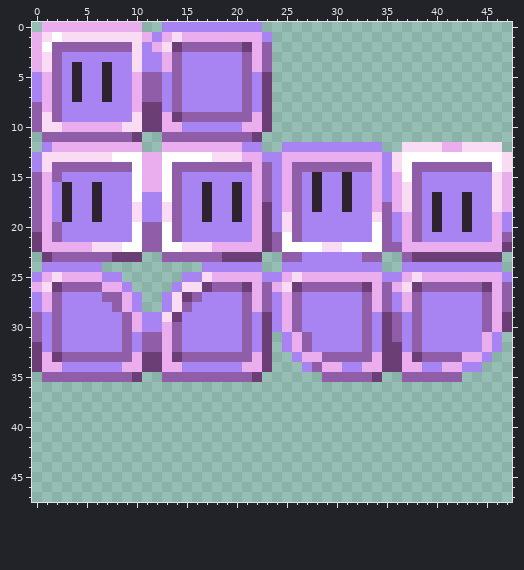
One commit to this pixel-art sprite: games/Phaser-Snake-Game/public/assets/Tiled/tileSheet.png. Above, as it was before the edit.
The file is 96x96 pixels, drawn in blocks of 2x2; one block is one cell here.
The same view after the edit:
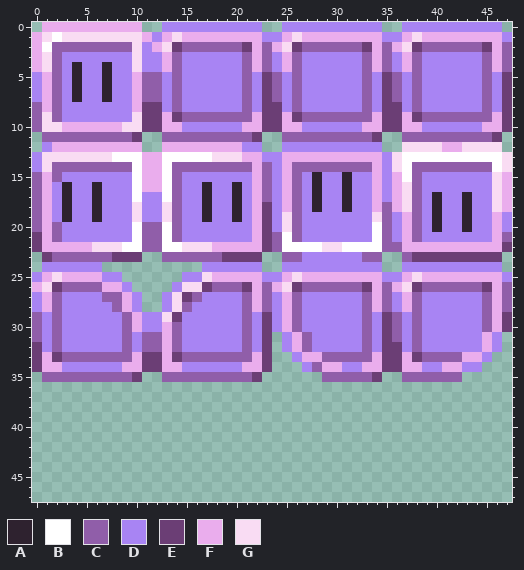
Palette (. is transparent): A #2e222f  B #ffffff  C #905ea9  D #a884f3  E #6b3e75  F #eaaded  G #f9dcf3
The edit:
Colour C is added in row 2 at x 27 to 32, 35, 39 to 44 and 47; in rows 3 to 4 at x 26, 33, 35, 38, 45 and 47; in rows 5 to 7 at x 24, 26, 33, 36, 38 and 45; in row 8 at x 26, 33, 38 and 45; in row 9 at x 27 to 33 and 39 to 45; in row 11 at x 25 to 33 and 37 to 45.
Colour D is added in row 0 at x 25 to 34 and 37 to 46; in row 1 at x 24, 35 to 36 and 47; in rows 3 to 4 at x 24, 27 to 32, 36 and 39 to 44; in rows 5 to 8 at x 25, 27 to 32, 34, 37, 39 to 44 and 46; in row 10 at x 27 to 32 and 39 to 44.
Colour E is added in row 2 at x 26, 33, 38 and 45; in rows 5 to 7 at x 35 and 47; in row 8 at x 24, 35 to 36 and 47; in row 9 at x 24, 26, 35 to 36, 38 and 47; in row 10 at x 24, 35 to 36 and 47; in row 11 at x 34 and 46.
Colour F is added in row 1 at x 25, 27 to 34, 37 and 39 to 46; in row 2 at x 24, 34, 36 and 46; in rows 3 to 4 at x 25, 34, 37 and 46; in row 9 at x 25, 34, 37 and 46; in row 10 at x 25 to 26, 33 to 34, 37 to 38 and 45 to 46.
Colour G is added in row 1 at x 26 and 38; in row 2 at x 25 and 37.
Where, in picture pixels (left, top, right, bottom), the same in both pictures:
added: (272, 22, 512, 142)
